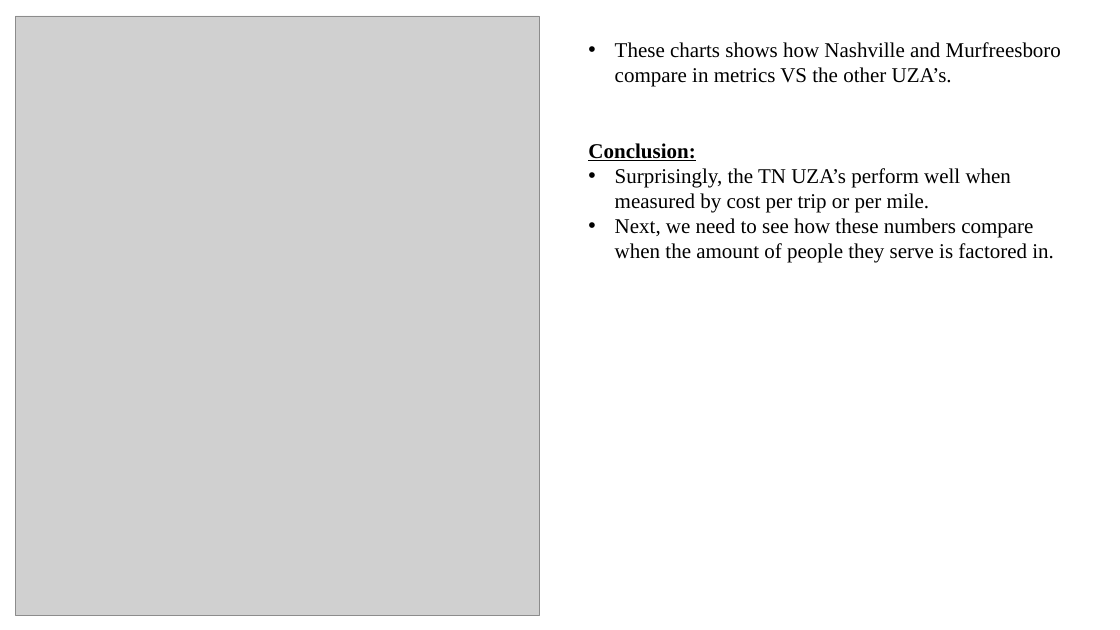
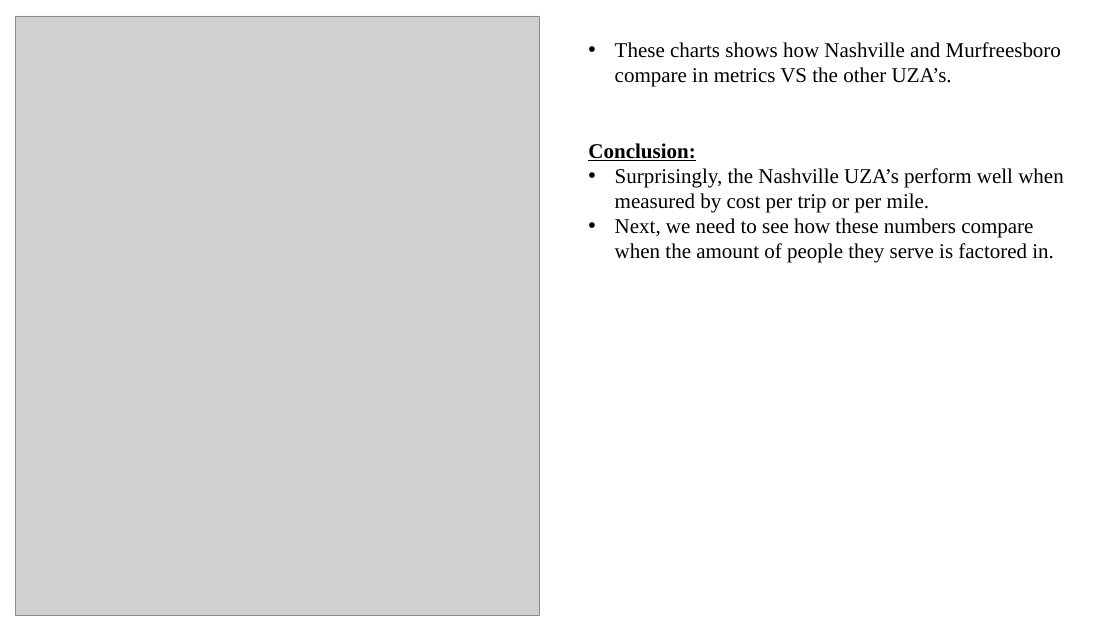
Before and after one commit to KCho89/capstone_public_transportation, a slide deck: slide 7 of presentation v1.pptx. Drawn at 1120x630 pixels with LibreOffice and Linux fonts; fonts in the diff are those of the drawing; grey boxes stand for pictures. Boxes give left, top, right and bottom in pixels: in the first picture for what was removed or moved away, otherwise in the second. Text is boxed around its words. In the diff, an @@ line names an element or a change of style, - is before the commit and + after.

Commit message:
tableau presentation v1

```diff
--- a/presentation v1.pptx
+++ b/presentation v1.pptx
@@ text at bbox=[615, 168, 1063, 213]: text changed @@
-• Surprisingly, the TN UZA’s perform well when measured by cost per trip or per mile.
+• Surprisingly, the Nashville UZA’s perform well when measured by cost per trip or per mile.
```
Also in this commit, not shown: 3 other files.
